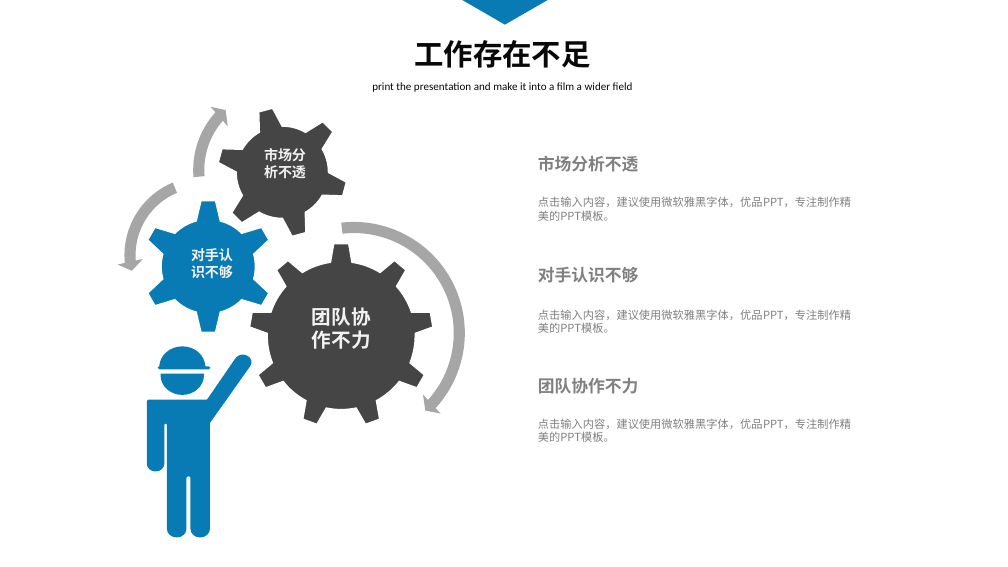
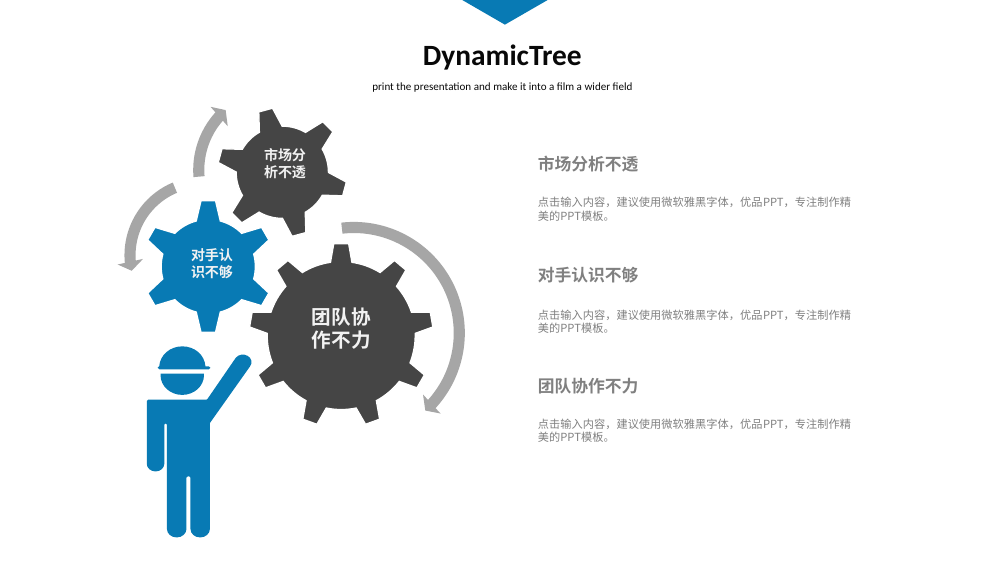
Before and after one commit to touchpillow/ts-demo, a slide deck: slide 14 of ts-分享.pptx (slide 15 before the commit). Drawn at 1008x567 pixels with LibreOffice and Linux fonts; fonts in the diff are those of the drawing. Boxes give left, top, right and bottom in pixels: in the first picture for what was removed or moved away, otherwise in the second. Text is boxed around its words. In the diff, an @@ line names an element or a change of style, - is before the commit and + after.

```diff
--- a/ts-分享.pptx
+++ b/ts-分享.pptx
@@ text at (423, 44, 582, 70): text changed @@
-工作存在不足
+DynamicTree
```
Also in this commit, not shown: 6 other slides changed, 1 slide added, 7 slides removed, 1 other file.
